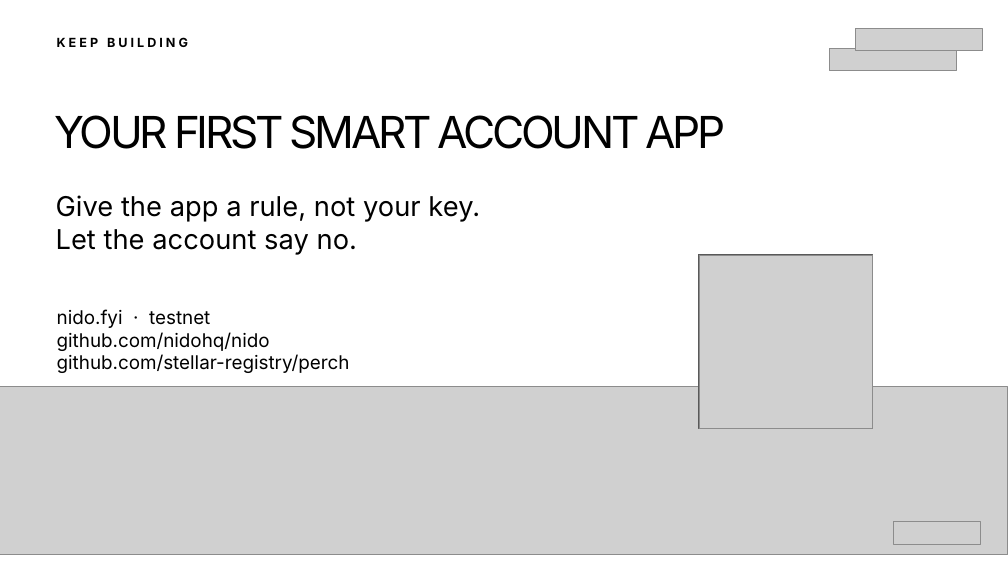
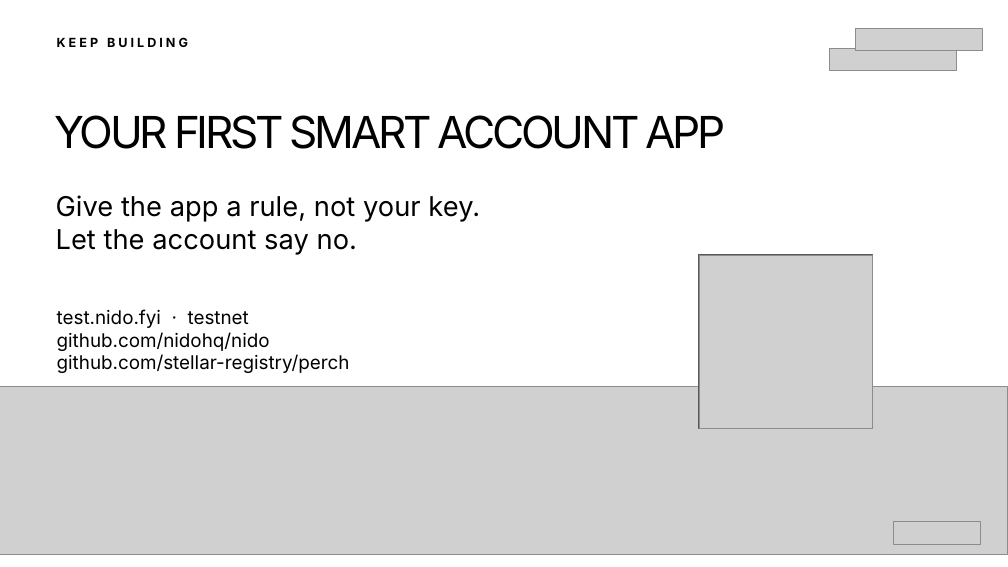
Before and after one commit to bitswell-hq/nidohq__scaffold-template, a slide deck: slide 16 of slides/dist/hack-meridian-smart-accounts.pptx. Drawn at 1008x567 pixels with LibreOffice and Linux fonts; fonts in the diff are those of the drawing; grey boxes stand for pictures. Boxes give left, top, right and bottom in pixels: in the first picture for what was removed or moved away, otherwise in the second. Text is boxed around its words. In the diff, an @@ line names an element or a change of style, - is before the commit and + after.

```diff
--- a/slides/dist/hack-meridian-smart-accounts.pptx
+++ b/slides/dist/hack-meridian-smart-accounts.pptx
@@ text at bbox=[57, 309, 350, 373]: text changed @@
-nido.fyi · testnet
-github.com/nidohq/nido
-github.com/stellar-registry/perch
+test.nido.fyi · testnet
+github.com/nidohq/nido
+github.com/stellar-registry/perch
```
Also in this commit, not shown: 2 other slides changed, 7 other files.
